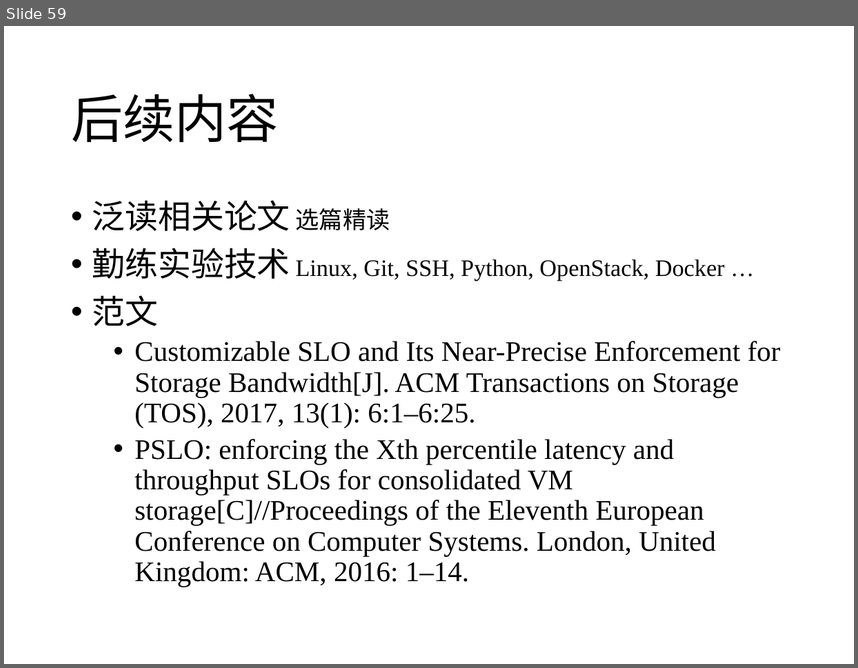
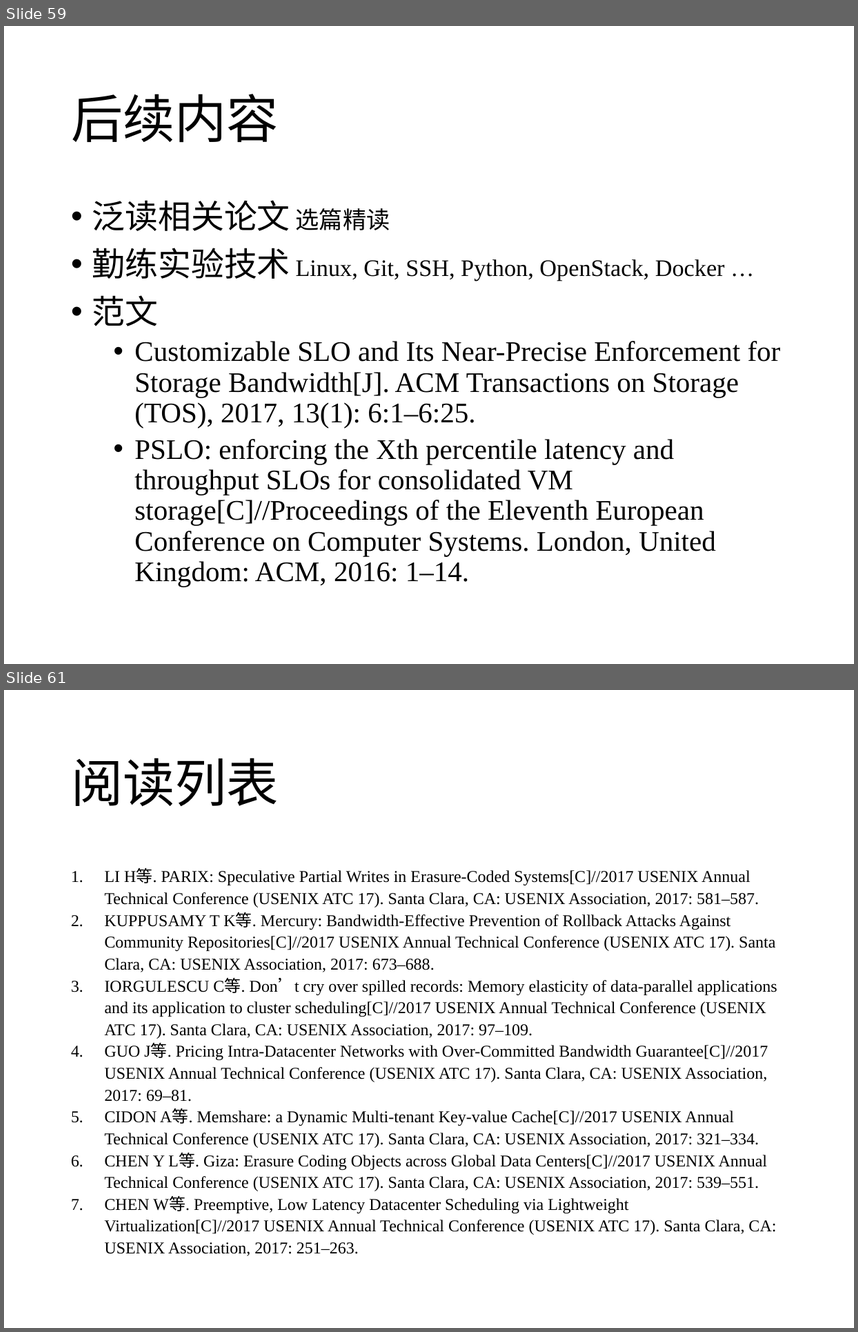
Before and after one commit to cs-course/data-center-course, a slide deck: data-center-2017-c03-05.pptx. Shown one above the other, each under a label of ours: slide 59 before the commit, slides 59 and 61 after it; the slides between them are not shown. The pictures are 858x668 and 858x1332 pixels, drawn with LibreOffice and Linux fonts; fonts in the diff are those of the drawing. Boxes give left, top, right and bottom in pixels: in the first picture for what was removed or moved away, otherwise in the second. Text is boxed around its words. In the diff, an @@ line names an element or a change of style, - is before the commit and + after.

```diff
--- a/data-center-2017-c03-05.pptx
+++ b/data-center-2017-c03-05.pptx
@@ slide 61 added at [4, 690, 854, 1328], background #FFFFFF @@
@@ title added at [71, 758, 279, 807], 44 pt, text #000000 @@
+阅读列表
@@ text added at [105, 869, 777, 1256], 14 pt, text #000000 @@
+1. LI H等. PARIX: Speculative Partial Writes in Erasure-Coded Systems[C]//2017 USENIX Annual Technical Conference (USENIX ATC 17). Santa Clara, CA: USENIX Association, 2017: 581–587.
+2. KUPPUSAMY T K等. Mercury: Bandwidth-Effective Prevention of Rollback Attacks Against Community Repositories[C]//2017 USENIX Annual Technical Conference (USENIX ATC 17). Santa Clara, CA: USENIX Association, 2017: 673–688.
+3. IORGULESCU C等. Don’t cry over spilled records: Memory elasticity of data-parallel applications and its application to cluster scheduling[C]//2017 USENIX Annual Technical Conference (USENIX ATC 17). Santa Clara, CA: USENIX Association, 2017: 97–109.
+4. GUO J等. Pricing Intra-Datacenter Networks with Over-Committed Bandwidth Guarantee[C]//2017 USENIX Annual Technical Conference (USENIX ATC 17). Santa Clara, CA: USENIX Association, 2017: 69–81.
+5. CIDON A等. Memshare: a Dynamic Multi-tenant Key-value Cache[C]//2017 USENIX Annual Technical Conference (USENIX ATC 17). Santa Clara, CA: USENIX Association, 2017: 321–334.
+6. CHEN Y L等. Giza: Erasure Coding Objects across Global Data Centers[C]//2017 USENIX Annual Technical Conference (USENIX ATC 17). Santa Clara, CA: USENIX Association, 2017: 539–551.
+7. CHEN W等. Preemptive, Low Latency Datacenter Scheduling via Lightweight Virtualization[C]//2017 USENIX Annual Technical Conference (USENIX ATC 17). Santa Clara, CA: USENIX Association, 2017: 251–263.
```
Also in this commit, not shown: 1 other slide added.
